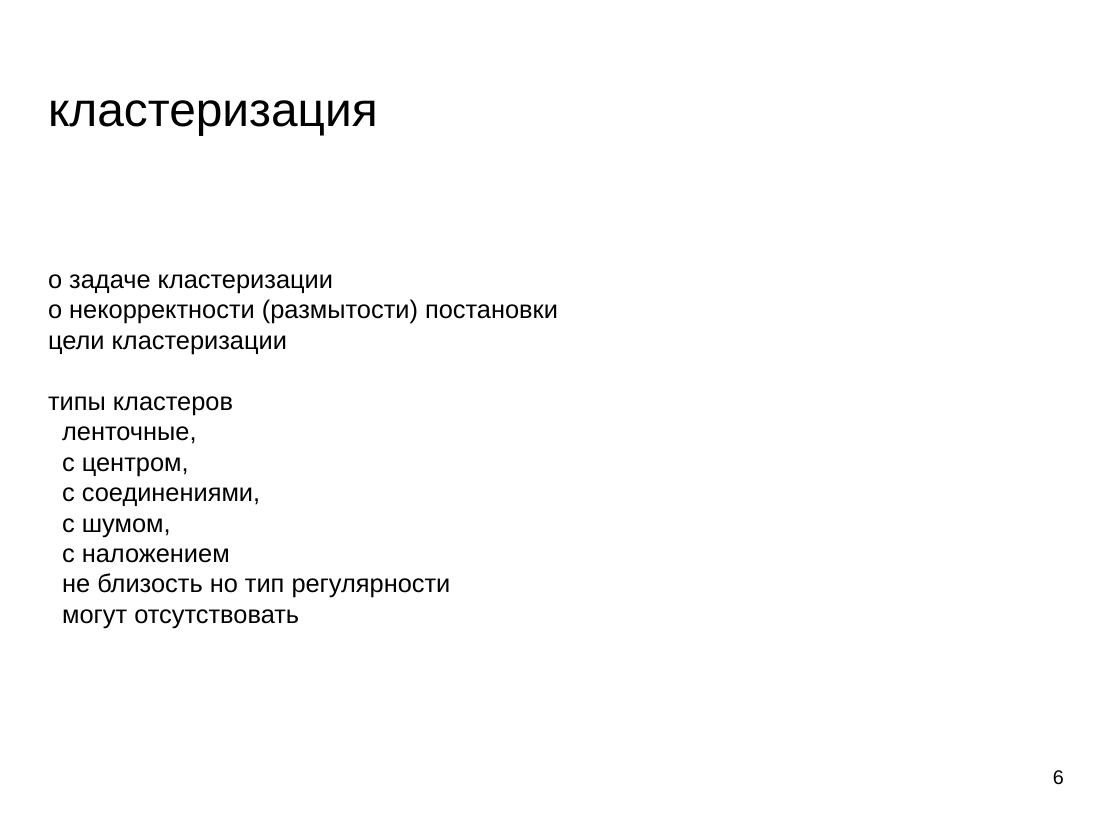
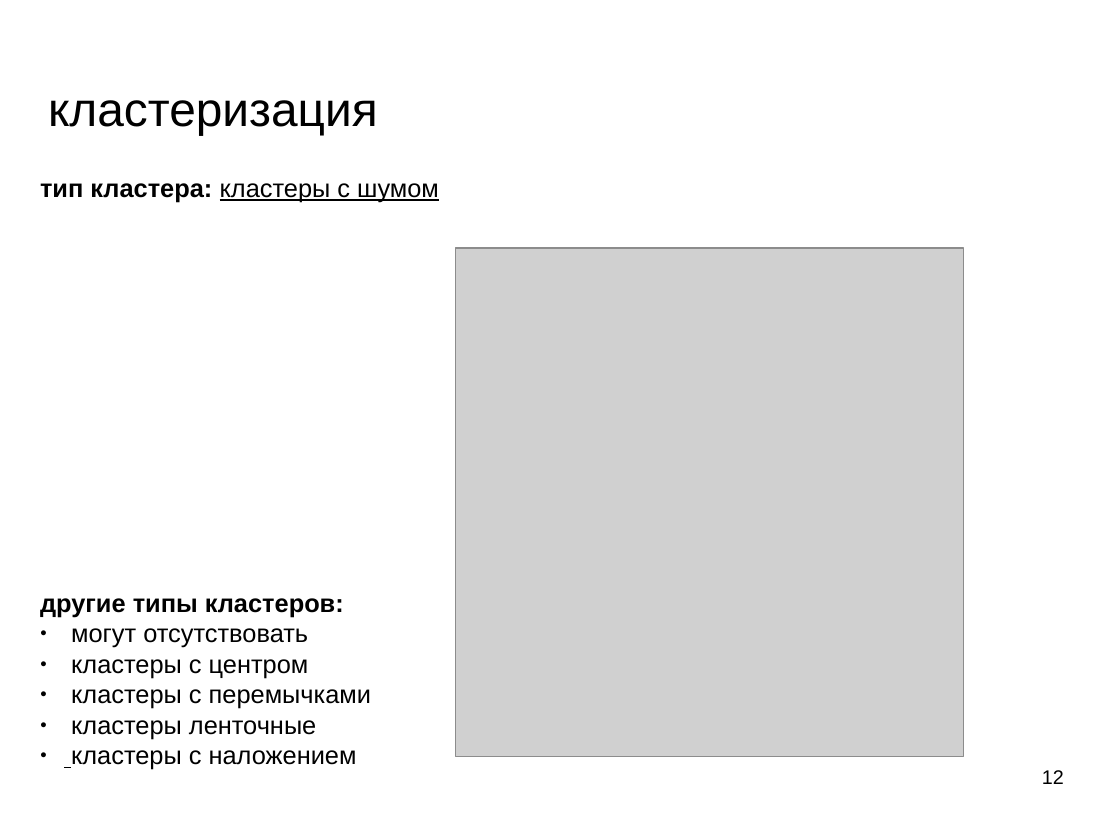
Before and after one commit to mechanoid5/ml_lectorium_legacy, a slide deck: slide 12 of 07-cluster.odp (slide 6 before the commit). Drawn at 1120x840 pixels with LibreOffice and Linux fonts; fonts in the diff are those of the drawing; grey boxes stand for pictures; background and template pictures are left out. Boxes give left, top, right and bottom in pixels: in the first picture for what was removed or moved away, otherwise in the second. Text is boxed around its words. In the diff, an @@ line names an element or a change of style, - is before the commit and + after.

```diff
--- a/07-cluster.odp
+++ b/07-cluster.odp
@@ subtitle added at bbox=[40, 183, 439, 202], 18 pt, text #000000, underline @@
+тип кластера: кластеры с шумом
@@ picture added at bbox=[456, 248, 965, 756] @@
@@ subtitle removed at bbox=[48, 274, 558, 628] @@
-о задаче кластеризации
-о некорректности (размытости) постановки
-цели кластеризации
-типы кластеров
-ленточные,
-с центром,
-с соединениями,
-с шумом,
-с наложением
-не близость но тип регулярности
-могут отсутствовать
@@ text added at bbox=[40, 598, 371, 770], 18 pt, text #000000 @@
+другие типы кластеров:
+● могут отсутствовать
+● кластеры с центром
+● кластеры с перемычками
+● кластеры ленточные
+● кластеры с наложением
@@ page number at bbox=[1042, 770, 1064, 784]: text changed @@
-6
+12
```
Also in this commit, not shown: 3 other slides changed, 8 slides added, 1 slide removed, 8 other files.
